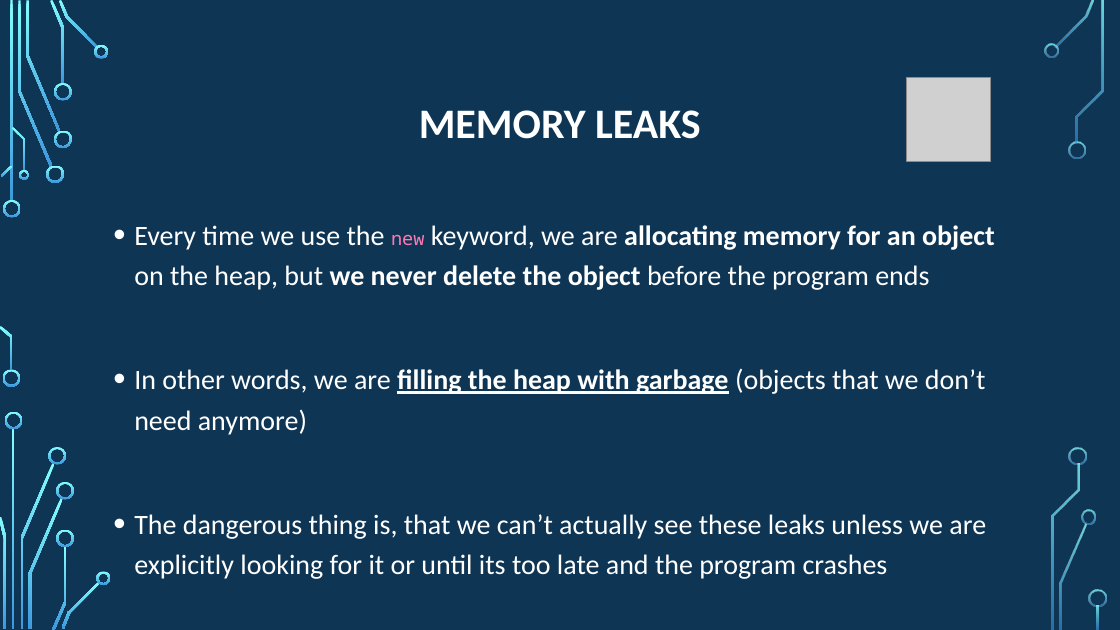
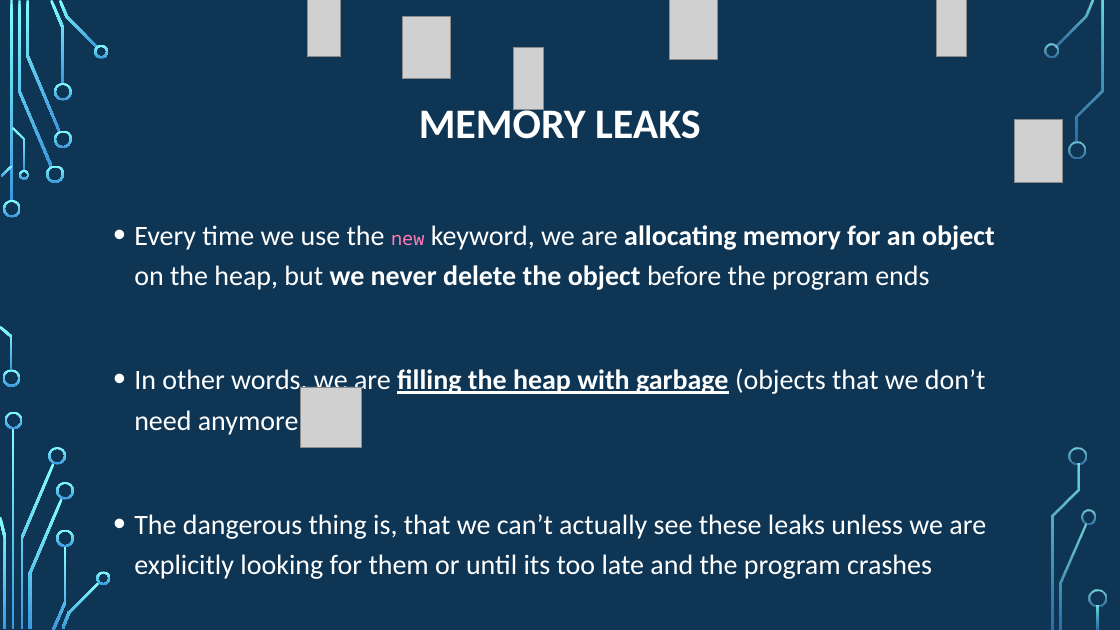
Before and after one commit to psypdt/Advanced_Summer_Course, a slide deck: slide 33 of Day4/Day_4.pptx. Drawn at 1120x630 pixels with LibreOffice and Linux fonts; fonts in the diff are those of the drawing; grey boxes stand for pictures; background and template pictures are left out. Boxes give left, top, right and bottom in pixels: in the first picture for what was removed or moved away, otherwise in the second. Text is boxed around its words. In the diff, an @@ line names an element or a change of style, - is before the commit and + after.

```diff
--- a/Day4/Day_4.pptx
+++ b/Day4/Day_4.pptx
@@ picture added at (308, 0, 341, 56) @@
@@ picture added at (402, 16, 450, 78) @@
@@ picture added at (670, 0, 718, 59) @@
@@ picture added at (937, 0, 966, 56) @@
@@ picture added at (513, 48, 543, 110) @@
@@ picture added at (1015, 120, 1063, 182) @@
@@ picture: place and size @@
-picture at (907, 78, 991, 162)
+picture at (301, 387, 361, 448)
@@ text at (134, 514, 986, 579): text changed @@
-• The dangerous thing is, that we can’t actually see these leaks unless we are explicitly looking for it or until its too late and the program crashes
+• The dangerous thing is, that we can’t actually see these leaks unless we are explicitly looking for them or until its too late and the program crashes
```
Also in this commit, not shown: 18 other slides changed, 7 slides added.
